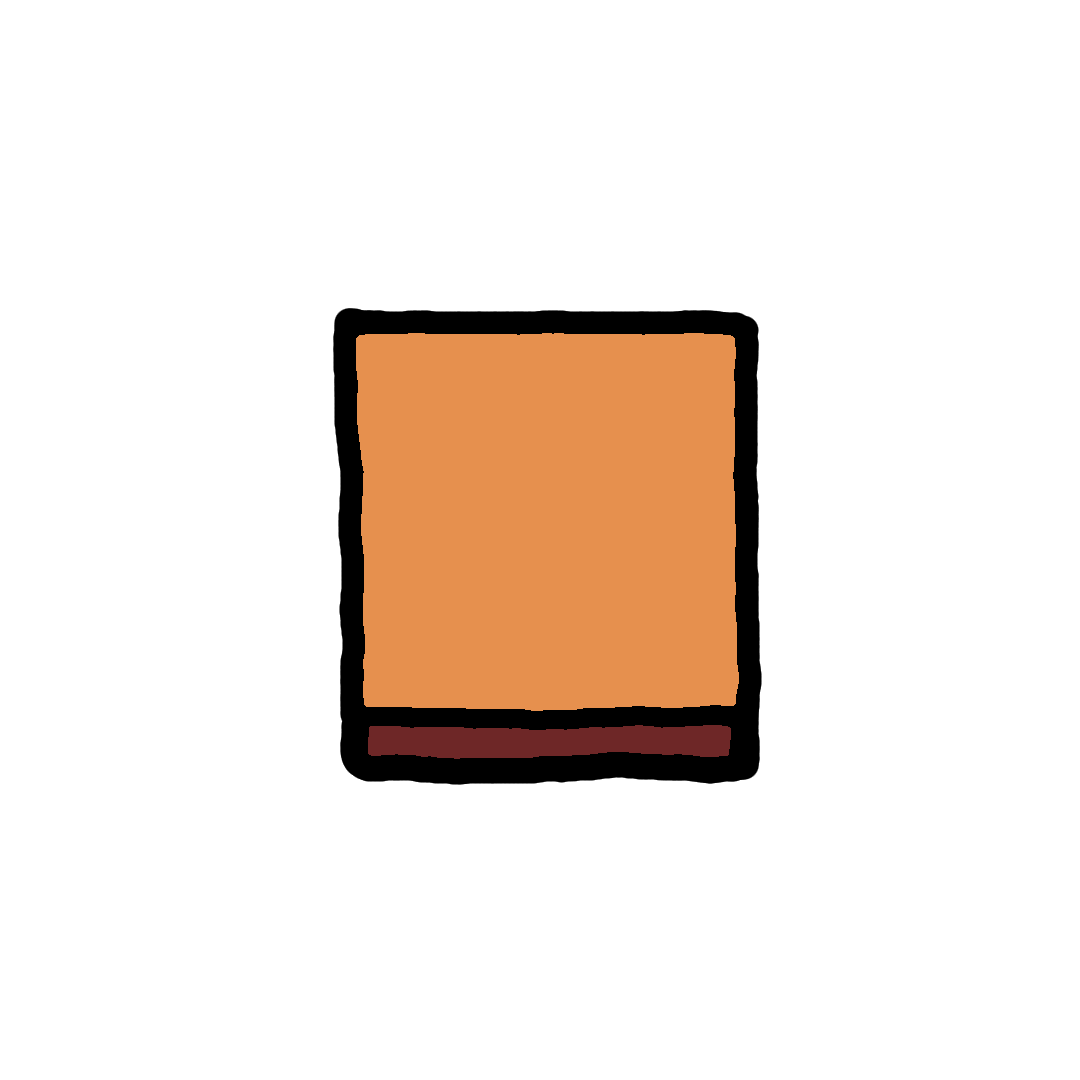
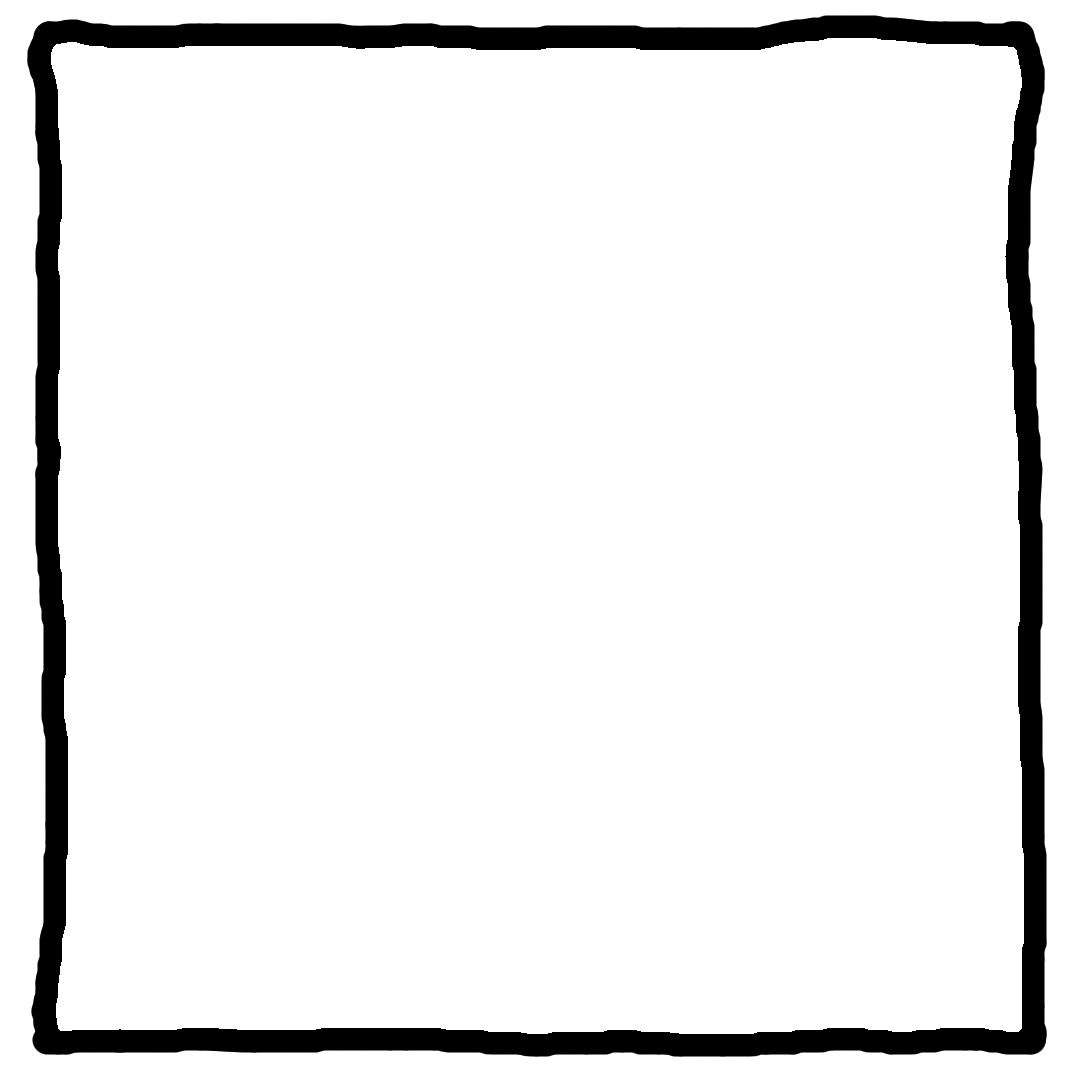
Layer changes from the first 1080px x 1080px image to the second:
hid "Exit Plate", painted on it over [333, 308, 762, 785]
added layer "Info Box" above "Spike Sample" over [27, 15, 1047, 1057]
